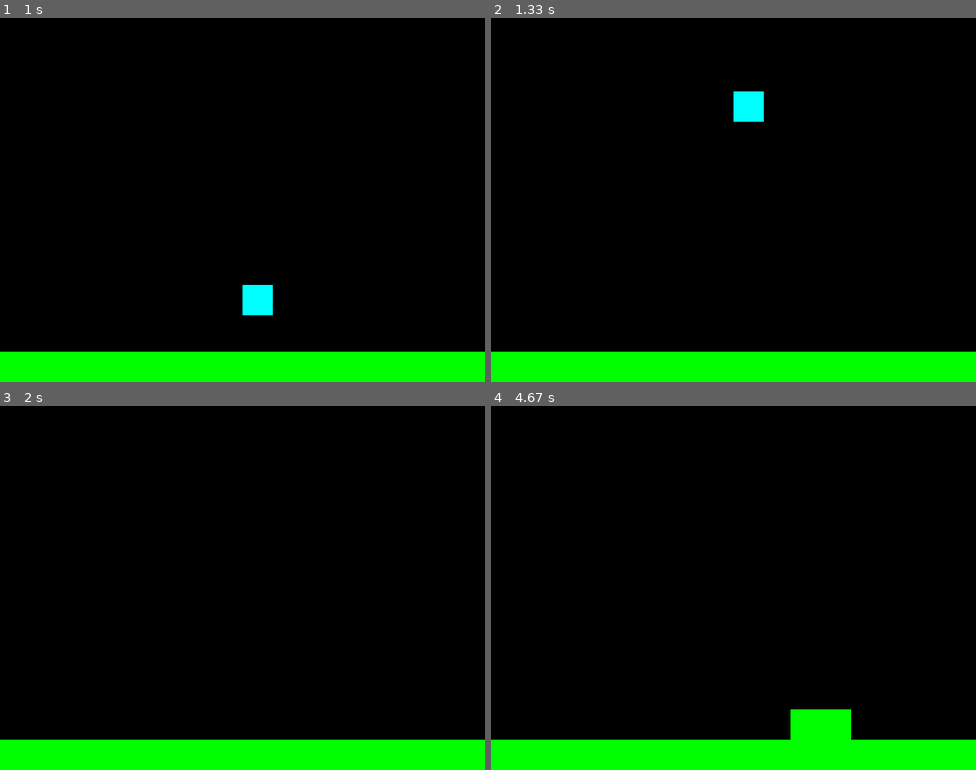
Above: before the commit, frames 1-4 (two rows, left to right).
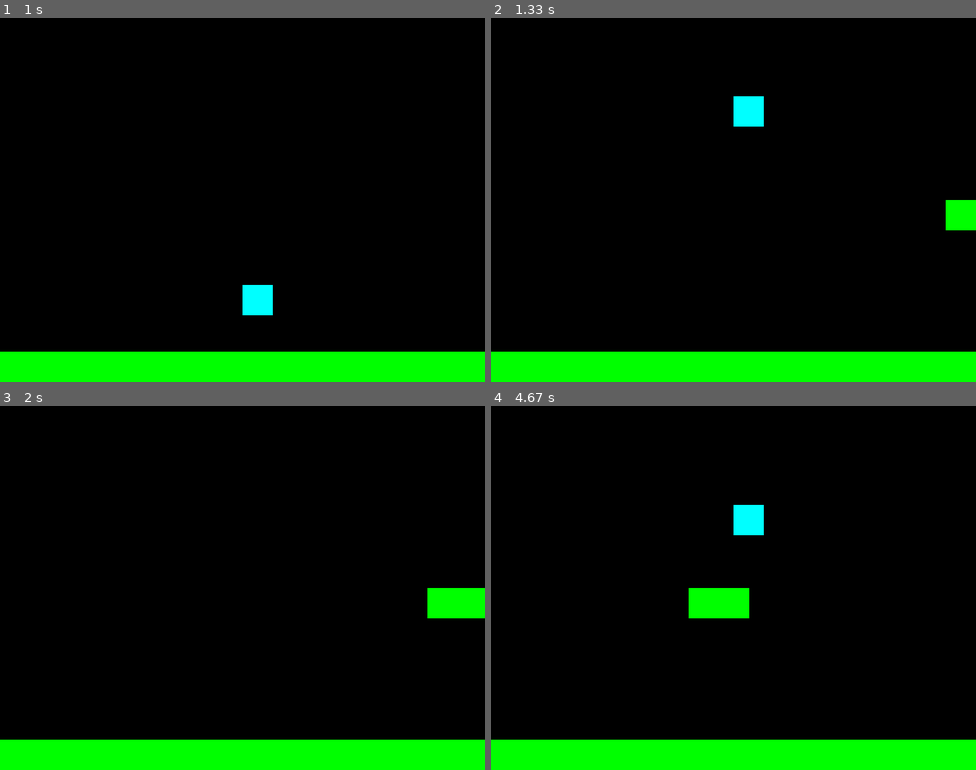
Above: after the commit, the same moments.

Repository: Rundumu/pygame-sonic-clone
Game: pygame game, started from main.py
Same seed, same stepped clock (60 frames per second), same inputs: the game is played once before the commit and once after it.
Inputs:
- Up to frame 1 (1 s): hold Right 0.33-0.8 s; hold Up from 0.83 s (still down)
- Up to frame 2 (1.33 s): release Up at 1.13 s; hold Right from 1.17 s (still down)
- Up to frame 3 (2 s): release Right at 1.63 s; hold Left from 1.67 s (still down)
- Up to frame 4 (4.67 s): release Left at 2.2 s; hold Left 2.23-2.63 s; hold Up 2.67-3.03 s; hold Right 3.07-3.7 s; hold Left 3.73-4.2 s; hold Right from 4.23 s (still down)

Frame 1 is identical in both runs. In frame 2, 0.7% of the frame differs, in the area x 50-100%, y 20-59%; in frame 3, 1.0%; in frame 4, 2.6%, in the area x 40-75%, y 27-92%.

Commit message:
struggling with collisions

Diff:
--- a/main.py
+++ b/main.py
@@ -26,7 +26,7 @@
 
 # platform sprites
 
-platforms = [Platform(WIDTH + 200, HEIGHT - 100, SMALL)]
+platforms = [Platform(WIDTH + 200, HEIGHT - 300, SMALL)]
 
 plats = pygame.sprite.Group()
 
@@ -34,6 +34,7 @@
 
 platy = 50
 
+collision_threshold = 1
 
 for i in platforms:
     plats.add(i)
@@ -45,6 +46,61 @@
 sprites.add(plats)
 sprites.add(ground)
 
+def plat_collision_y():
+    hits = pygame.sprite.spritecollide(s, plats, False)
+
+    if s.vel.y > 0:
+        if hits:
+            # s.vel.x = int(s.vel.x)
+
+            # s.vel.y = int(s.vel.y)
+
+            # print(s.vel)
+            for hit in hits:
+                if s.pos.y > hit.rect.top:
+                    s.pos.y = hit.rect.top
+                    s.rect.bottom = s.pos.y
+                    s.vel.y = 0
+
+def plat_collision_x():
+    cols = pygame.sprite.spritecollide(s, plats, False)
+
+    if s.vel.x > 0:
+        if cols:
+            # s.vel.x = int(s.vel.x)
+
+            # s.vel.y = int(s.vel.y)
+
+            # print(s.vel)
+            for hit in hits:
+                if s.pos.x > hit.rect.left:
+                    s.pos.x = hit.rect.left
+                    s.rect.right = s.pos.x
+                    s.vel.y = 0
+
+
+
+
+
+
+
+        # elif hits[0].rect.right > s.rect.left:
+        #     s.vel.x = 0
+        #     s.pos.x = hits[0].rect.right
+        #     s.rect.left = s.pos.x
+
+
+
+        # elif hits[0].rect.left < s.rect.right:
+        #     s.vel.x = 0
+        #     s.pos.x = hits[0].rect.left
+        #     s.rect.right = s.pos.x
+
+
+
+
+
+
 # TODO: figure out a way to blit the camera (done)
 
 while running:
@@ -55,6 +111,16 @@
             running = False
 
     # update
+
+
+
+    sprites.update()
+    # print(s.vel)
+
+    plat_collision_y()
+    plat_collision_x()
+
+
     if s.vel.y > 0:
         collisions = pygame.sprite.spritecollide(s, floor, False)
 
@@ -62,54 +128,20 @@
             for collision in collisions:
                 # TODO: create different classes of platforms each with their own collision properties (done)
                 if s.pos.y > collision.rect.top:
-                    s.vel.y = (s.vel.y - 0.6)
                     s.pos.y = collision.rect.top
+                    s.rect.bottom = s.pos.y
+                    s.vel.y = 0
+                    # print(s.acc)
+                    # print(s.vel)
 
 
 
-    # TODO: figure out how to reset x vel when jumping
 
-    if s.vel.x > 0:
-        hits = pygame.sprite.spritecollide(s, plats, False)
-
-        if hits:
-            for hit in hits:
-                if s.pos.x > hit.rect.left and s.pos.x < hit.rect.right:
-                    s.vel.x = 0
-                    s.pos.x = (hit.rect.left - 30)
-
-    if s.vel.x < 0:
-        hits = pygame.sprite.spritecollide(s, plats, False)
-
-        if hits:
-            for hit in hits:
-                if s.pos.x < hit.rect.right and s.pos.x > hit.rect.left:
-                    s.vel.x = 0
-                    s.pos.x = (hit.rect.right + 30)
-
-    if s.vel.y > 0:
-        s.vel.x = 0
-        s.vel.y = 0
-        hits = pygame.sprite.spritecollide(s, plats, False)
-
-        if hits:
-            for hit in hits:
-                if s.pos.y > hit.rect.top:
-                    s.vel.y = 0
-                    s.pos.y = hit.rect.top
-
-    if s.vel.y < 0:
-        if s.vel.x > 0 and s.vel.x < 0:
-            s.vel.x = 0
-        hits = pygame.sprite.spritecollide(s, plats, False)
-
-        if hits:
-            for hit in hits:
-                if s.pos.y < hit.rect.bottom:
-                    s.vel.x = 0
-                    s.vel.y = 0
-                    s.pos.y = hit.rect.bottom
-
+                # if s.pos.y < hit.rect.bottom:
+                #     s.pos.y = hit.rect.bottom
+                #     s.rect.bottom = s.pos.y
+                #     # print(s.acc)
+                #     # print(s.vel)
 
 
 
@@ -133,9 +165,9 @@
     #         # set the camera to follow sonic so that he doesn't disappear off the screen
     #         print("poop")
 
-    print(s.vel)
 
-    sprites.update()
+
+
     camera.update(s)
 
     # draw
--- a/settings.py
+++ b/settings.py
@@ -11,7 +11,7 @@
 RED = (255, 0, 0)
 
 # physics
-GRAVITY = 0.2
+GRAVITY = 0.3
 ACCEL = 1
 FRICTION = -0.12
 FASTER_TIME = 2000
